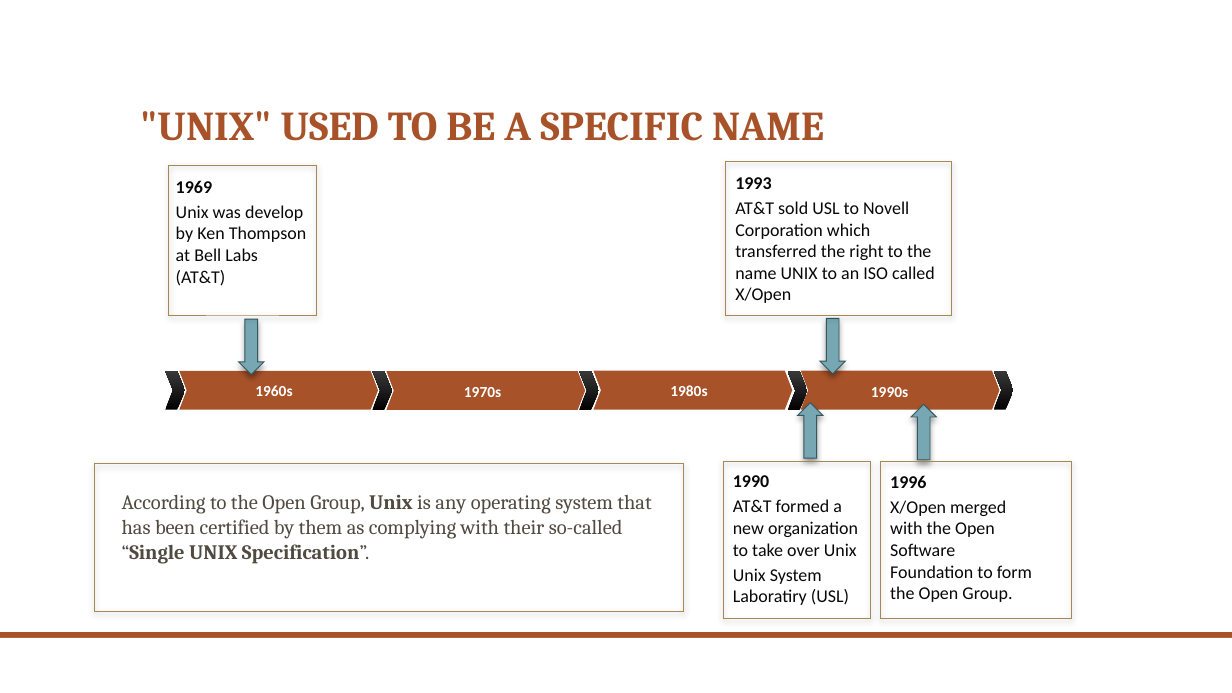
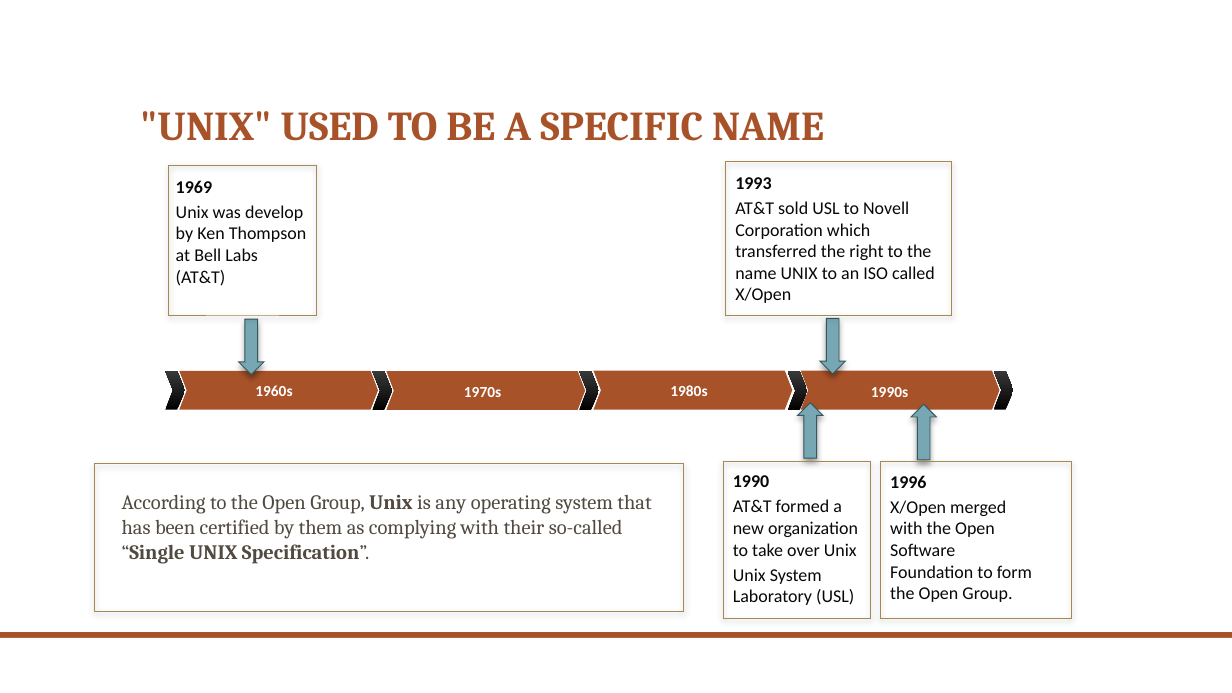
Before and after one commit to stasfire/schoolwork, a slide deck: slide 10 of CS30A - Intro to Unix-Linux/Modules/Chapter 02-What is Unix - What is Linux.pptx. Drawn at 1232x693 pixels with LibreOffice and Linux fonts; fonts in the diff are those of the drawing; background and template pictures are left out. Boxes give left, top, right and bottom in pixels: in the first picture for what was removed or moved away, otherwise in the second. Text is boxed around its words. In the diff, an @@ line names an element or a change of style, - is before the commit and + after.

```diff
--- a/CS30A - Intro to Unix-Linux/Modules/Chapter 02-What is Unix - What is Linux.pptx
+++ b/CS30A - Intro to Unix-Linux/Modules/Chapter 02-What is Unix - What is Linux.pptx
@@ text at bbox=[733, 568, 854, 605]: text changed @@
-Unix System Laboratiry (USL)
+Unix System Laboratory (USL)
```
Also in this commit, not shown: 2 other slides changed, 3 other files.
